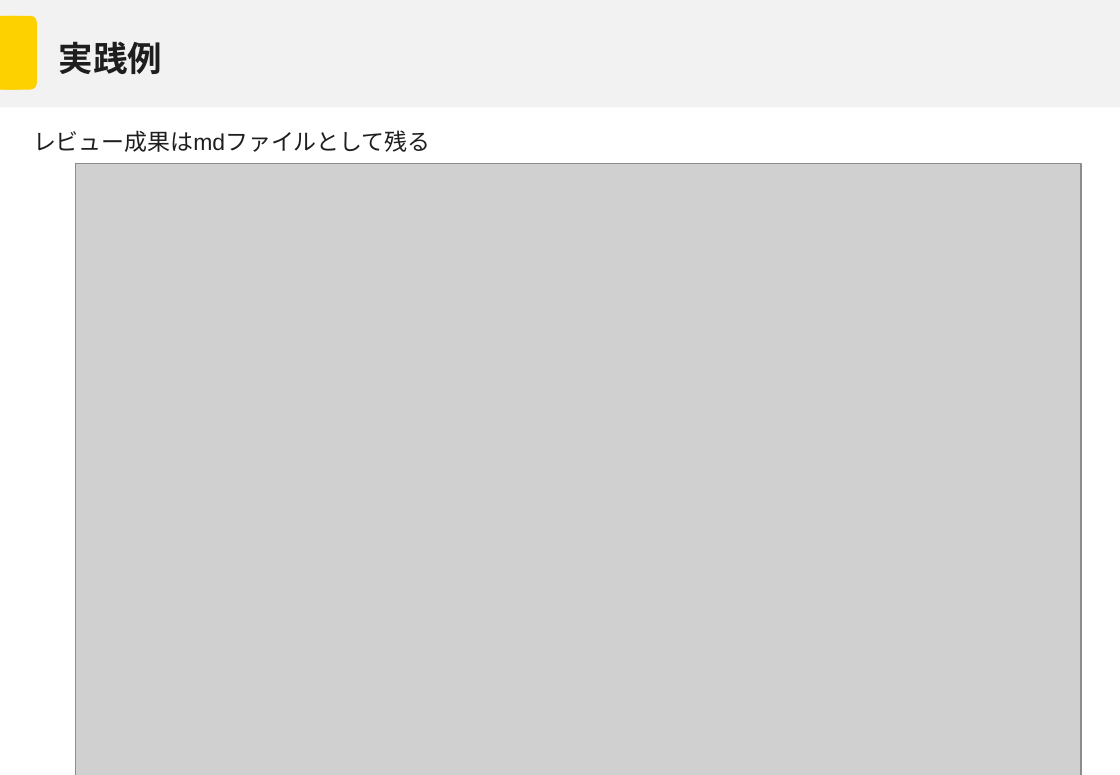
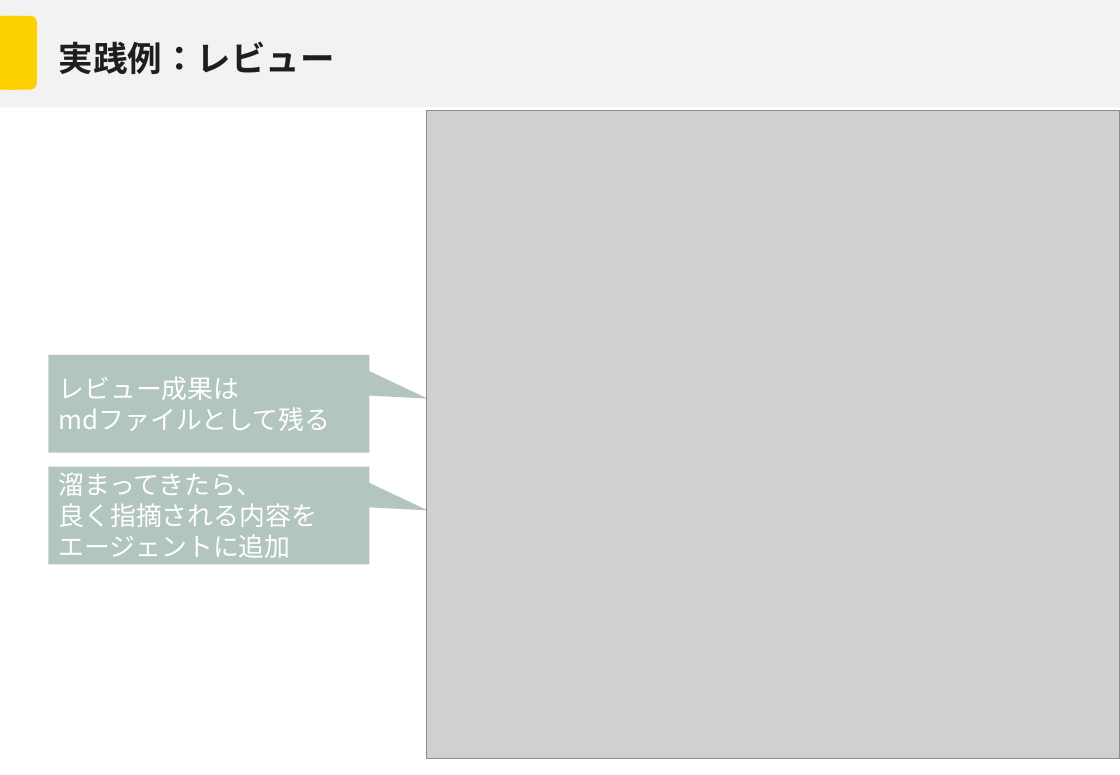
Before and after one commit to Mori-Taiki/Presentation, a slide deck: slide 26 of TechMeeting202604/techmeeting20260406.pptx (slide 20 before the commit). Drawn at 1120x775 pixels with LibreOffice and Linux fonts; fonts in the diff are those of the drawing; grey boxes stand for pictures; background and template pictures are left out. Boxes give left, top, right and bottom in pixels: in the first picture for what was removed or moved away, otherwise in the second. Text is boxed around its words. In the diff, an @@ line names an element or a change of style, - is before the commit and + after.

```diff
--- a/TechMeeting202604/techmeeting20260406.pptx
+++ b/TechMeeting202604/techmeeting20260406.pptx
@@ title at (59, 41, 335, 74): text changed @@
-実践例
+実践例：レビュー
@@ picture: place and size @@
-picture at (75, 163, 1082, 775)
+picture at (427, 111, 1120, 758)
@@ speech box "レビュー成果は": place and size @@
-speech box "レビュー成果は" at (33, 130, 431, 152)
+speech box "レビュー成果は" at (49, 356, 370, 453)
@@ speech box "レビュー成果は" at (49, 356, 370, 453): vertical alignment top to middle; fill none to #698D84 at 50% opacity @@
@@ text in speech box at (59, 376, 331, 431): text changed; size 16 to 18 pt; font Arial to Noto Sans CJK JP; text colour #1E1E1E to #FFFFFF @@
-レビュー成果はmdファイルとして残る
+レビュー成果は
+mdファイルとして残る
@@ speech box added at (49, 467, 370, 565), fill #698D84 at 50% opacity, 18 pt, text #FFFFFF @@
+溜まってきたら、
+良く指摘される内容を
+エージェントに追加
```
Also in this commit, not shown: 15 other slides changed, 5 slides added, 1 slide removed.
